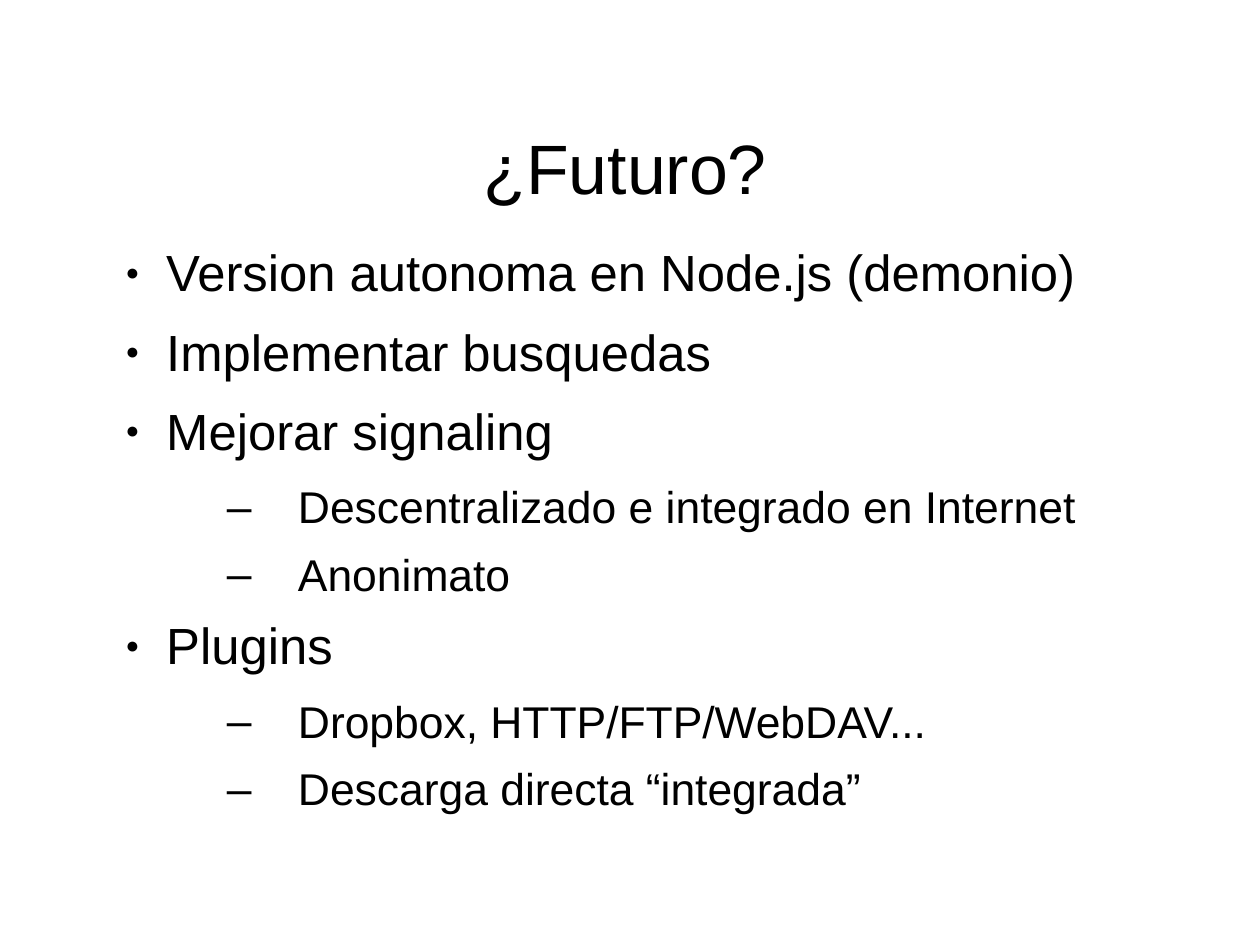
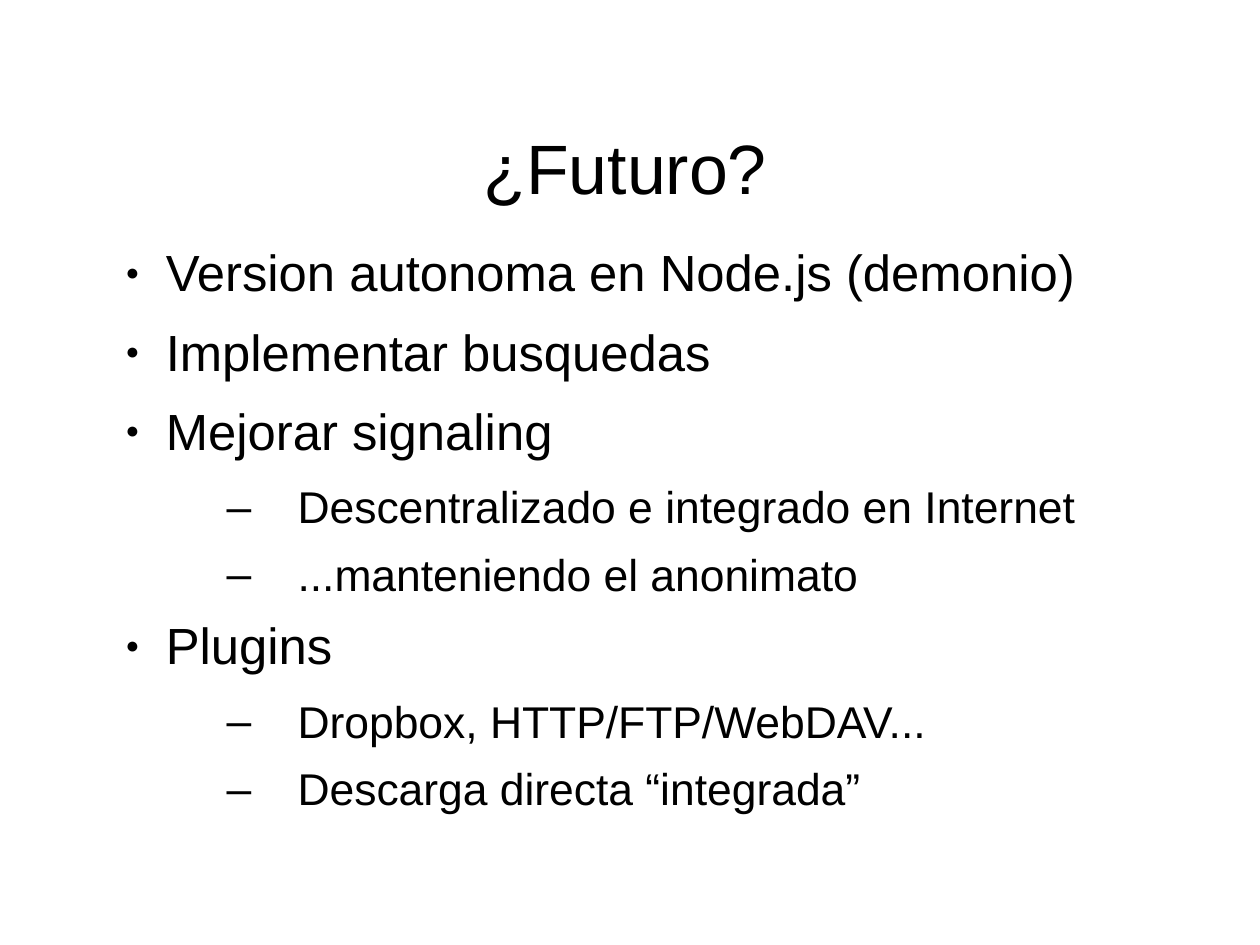
Before and after one commit to dysbulic/ShareIt, a slide deck: slide 11 of doc/RealTimeWeb.ppt. Drawn at 1260x945 pixels with LibreOffice and Linux fonts; fonts in the diff are those of the drawing; background and template pictures are left out. Boxes give left, top, right and bottom in pixels: in the first picture for what was removed or moved away, otherwise in the second. Text is boxed around its words. In the diff, an @@ line names an element or a change of style, - is before the commit and + after.

Commit message:
Fix-ups on the presentation

```diff
--- a/doc/RealTimeWeb.ppt
+++ b/doc/RealTimeWeb.ppt
@@ text at [298, 558, 857, 592]: text changed @@
-  – Anonimato
+  – ...manteniendo el anonimato
```
Also in this commit, not shown: 7 other slides changed.
